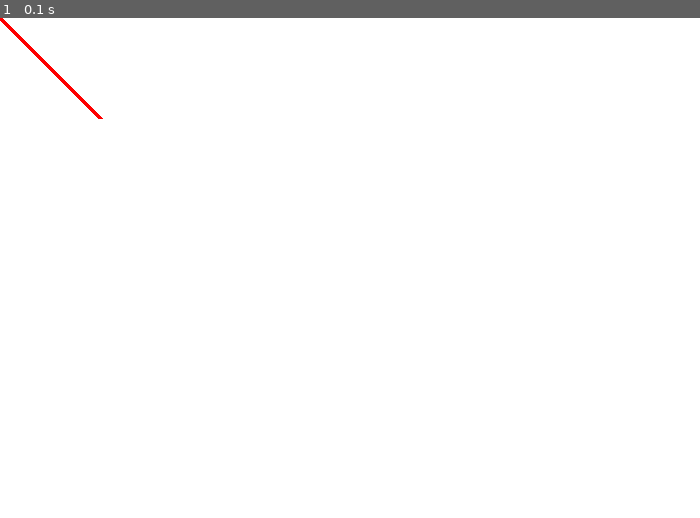
Above: before the commit, frame 1.
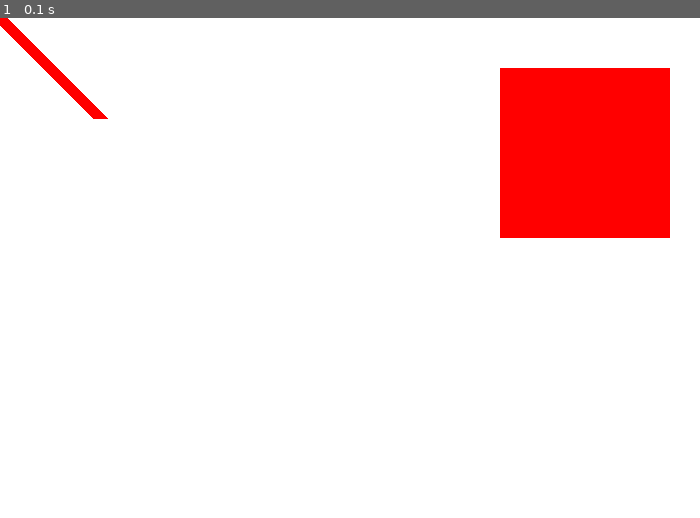
Above: after the commit, the same moment.

Repository: henriquenovais/PythonIsLove
Game: pygame game, started from game.py
Two runs of this game, one before a commit and one after it. Both use one fixed random seed, a clock stepped at 60 frames per second and the inputs below.
Inputs:
- Up to frame 1 (0.1 s): no input

The runs differ from the first frame. In frame 1, 8.5% of the frame differs, in the area x 0-96%, y 0-44%.

Commit message:
Tweaking draw line and draw rectangle commands

Diff:
--- a/game.py
+++ b/game.py
@@ -46,7 +46,9 @@
     # First, clear the screen to white. Don't put other drawing commands
     # above this, or they will be erased with this command.
     screen.fill(WHITE)
-    pygame.draw.line(screen, RED, [0, 0], [100, 100], 5)
+    pygame.draw.line(screen, RED, [0, 0], [100, 100], 15) #Drawing red line
+    pygame.draw.rect(screen, RED, [500, 50, 170, 170], 0) #Drawing red rectangle
+
 
     # --- Go ahead and update the screen with what we've drawn.
     pygame.display.flip()
